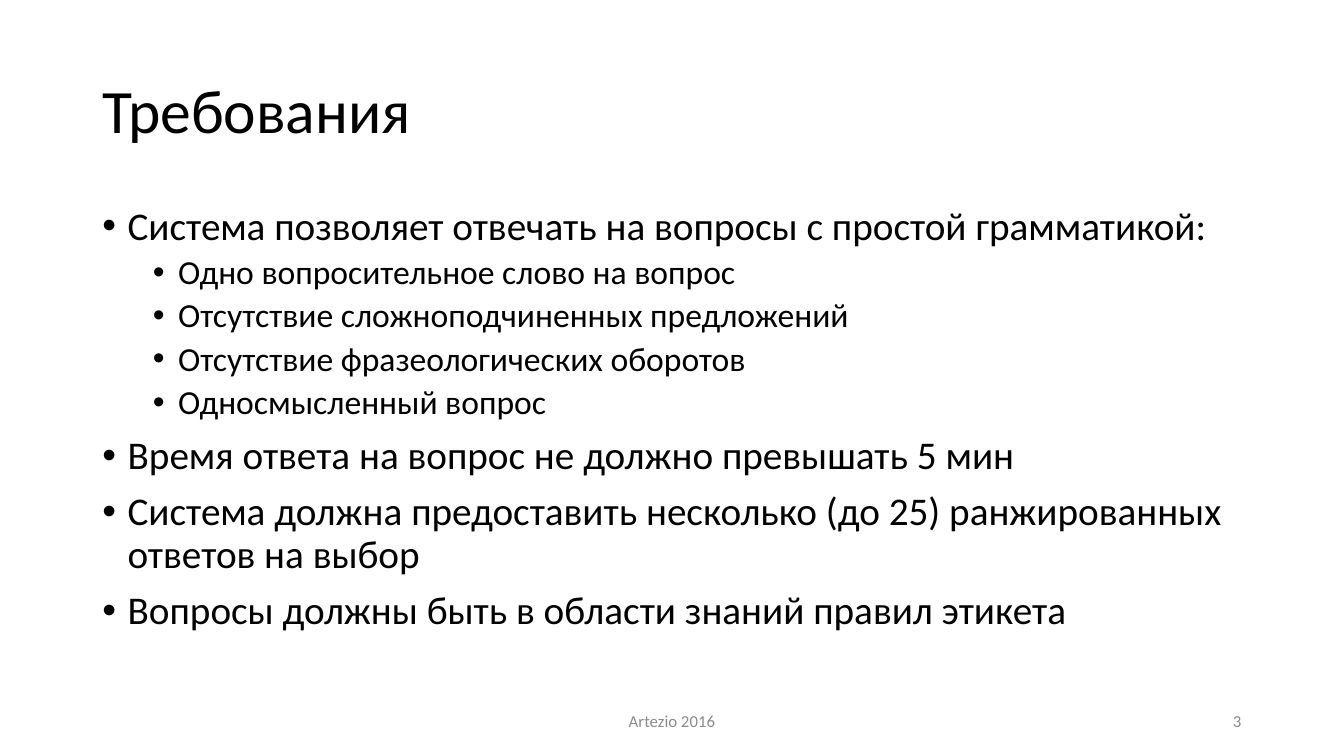
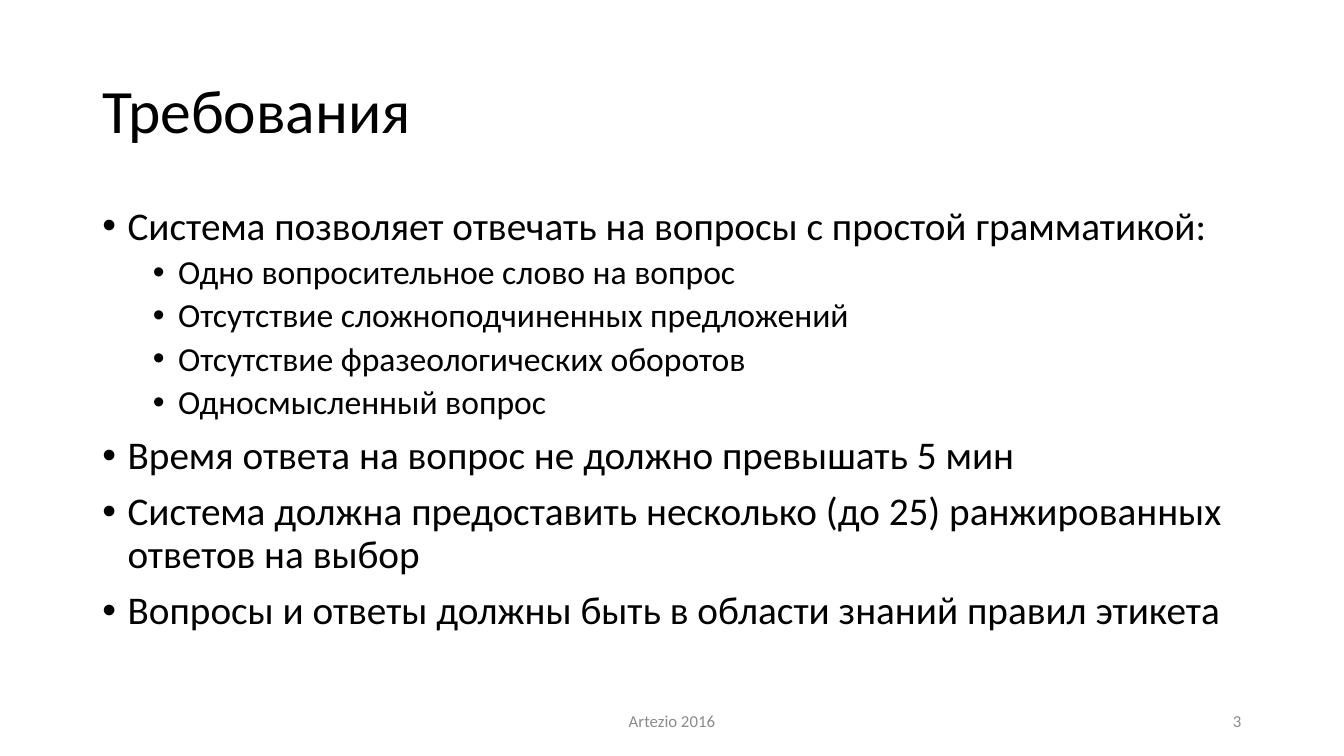
Before and after one commit to ike3/yodaqa, a slide deck: slide 3 of doc/Presentation.pptx. Drawn at 1344x756 pixels with LibreOffice and Linux fonts; fonts in the diff are those of the drawing. Boxes give left, top, right and bottom in pixels: in the first picture for what was removed or moved away, otherwise in the second. Text is boxed around its words. In the diff, an @@ line names an element or a change of style, - is before the commit and + after.

```diff
--- a/doc/Presentation.pptx
+++ b/doc/Presentation.pptx
@@ text at [128, 597, 1220, 631]: text changed; text colour #000000 to #141414 @@
-• Вопросы должны быть в области знаний правил этикета
+• Вопросы и ответы должны быть в области знаний правил этикета
```
Also in this commit, not shown: 29 other slides changed, 5 slides added.
